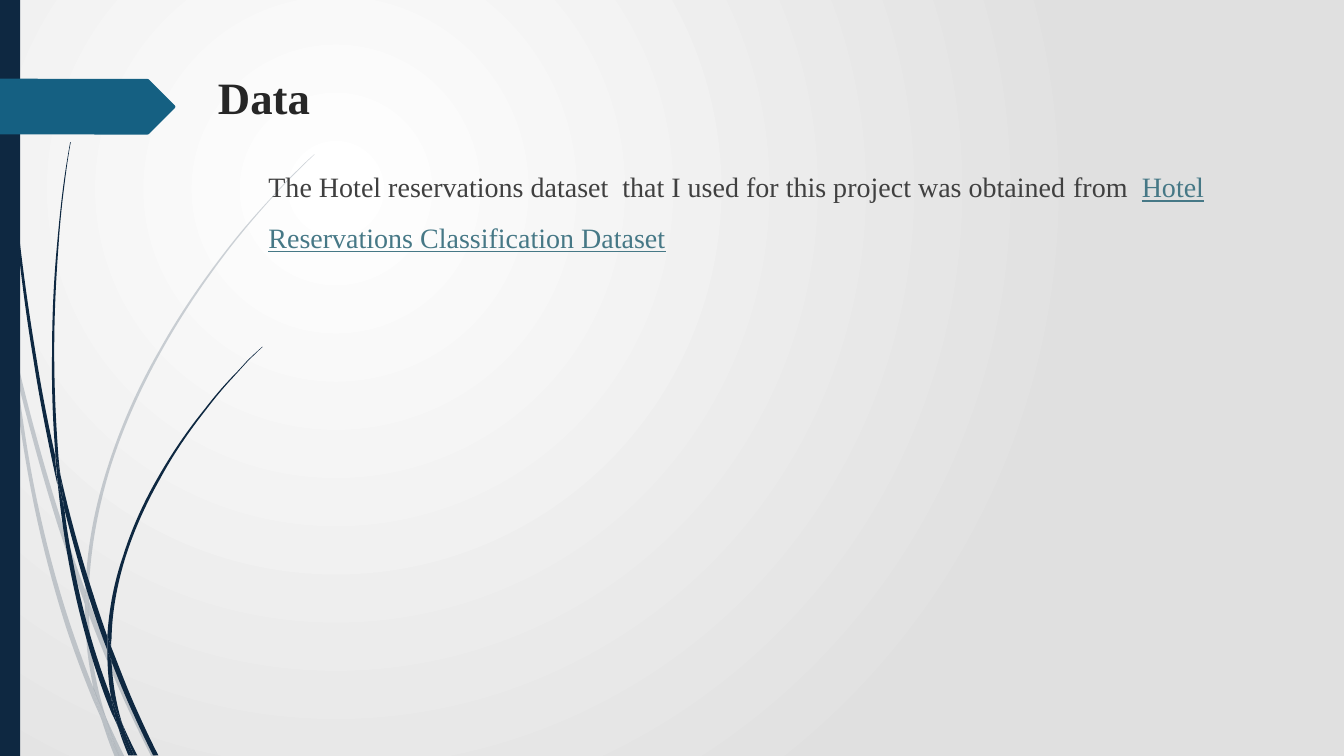
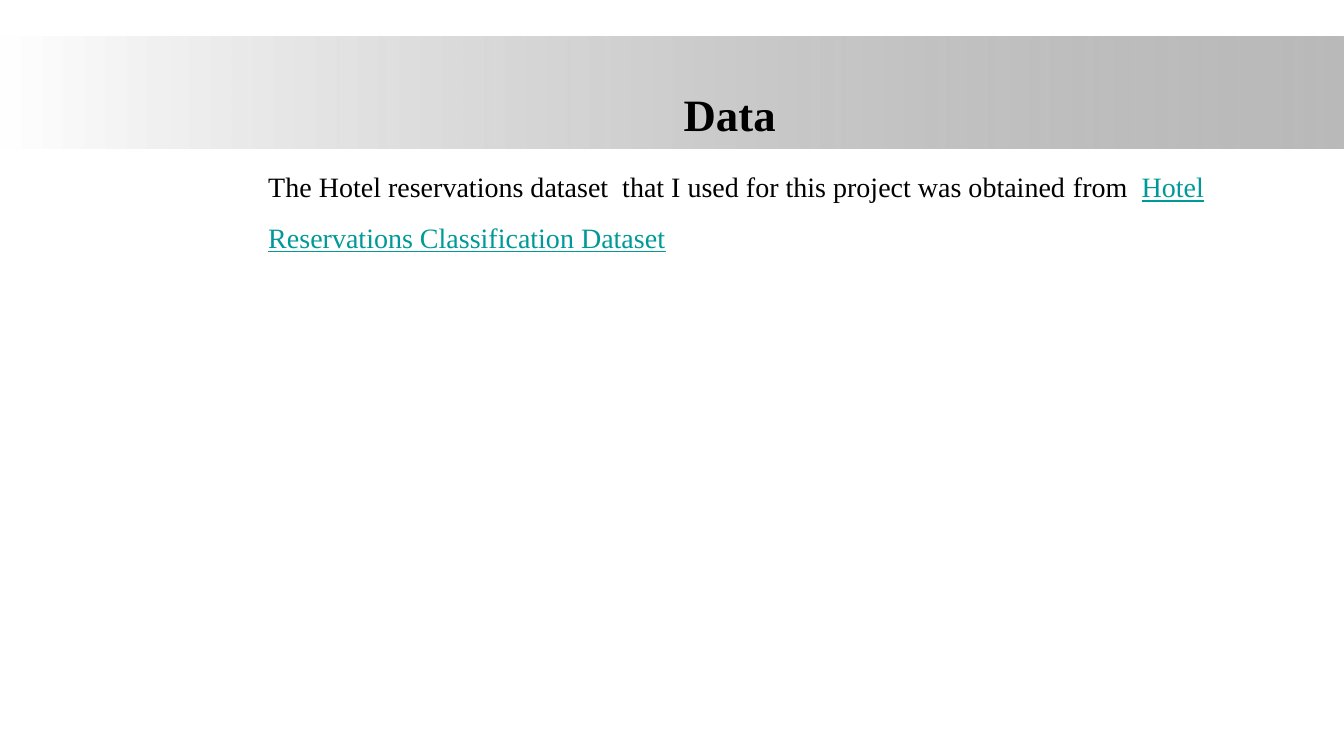
Before and after one commit to James-tech4/JAMES-PHASE-3-DSPT-8-PROJECT, a slide deck: slide 6 of Presentation.pptx (slide 5 before the commit). Drawn at 1344x756 pixels with LibreOffice and Linux fonts; fonts in the diff are those of the drawing; background and template pictures are left out. Boxes give left, top, right and bottom in pixels: in the first picture for what was removed or moved away, otherwise in the second. Text is boxed around its words. In the diff, an @@ line names an element or a change of style, - is before the commit and + after.

```diff
--- a/Presentation.pptx
+++ b/Presentation.pptx
@@ background gradient #FFFFFF to #E1E1E1 to #FFFFFF @@
@@ rectangle removed at (0,0,20,756) @@
@@ rectangle added at (0,36,1344,147), fill gradient #FFFFFF to #808080 @@
@@ freeform shape removed at (0,79,175,134) @@
@@ title "Data" at (684,101,776,132): text colour #262626 to #000000; alignment left to centre; vertical alignment top to middle @@
@@ text "The Hotel reservations dataset that ..." at (268,177,1204,252): text colour #404040 to #000000 in "The Hotel reservations dataset that I used ..."; text colour #467886 to #009999 in "Hotel Reservations Classification Dataset"; less space between paragraphs @@
@@ group removed at (0,154,315,756): 10 freeform shapes @@
@@ group removed at (3,0,262,756): 12 freeform shapes @@
```
Also in this commit, not shown: 21 other slides changed, 1 slide added, 1 other file.
